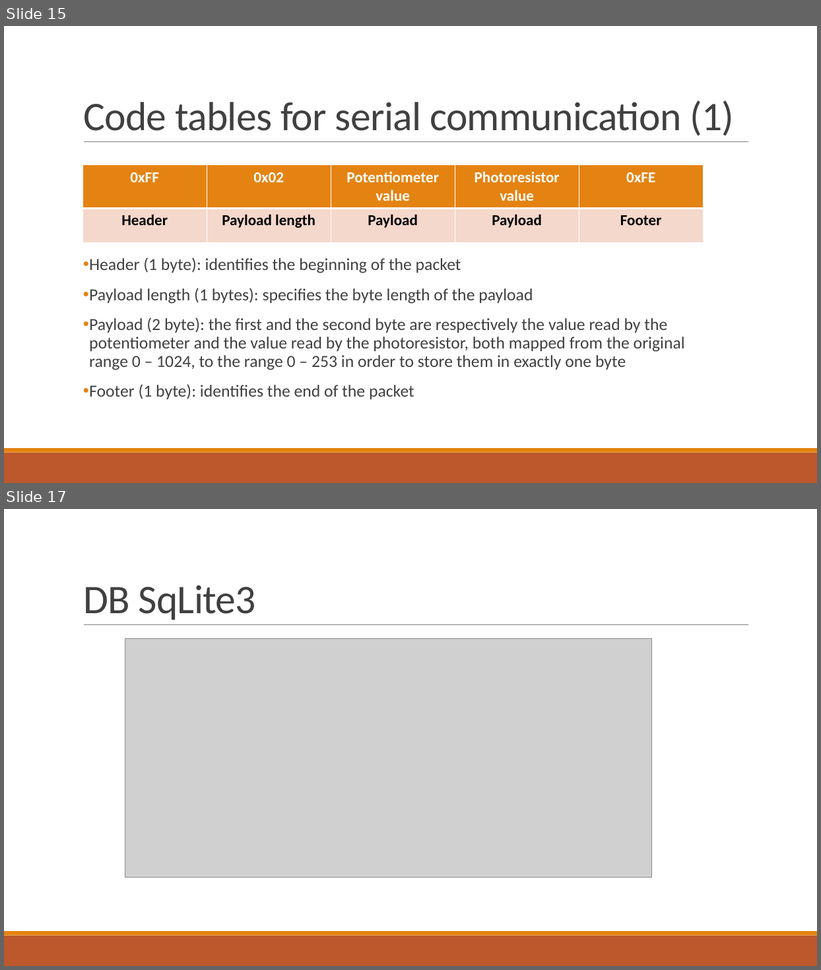
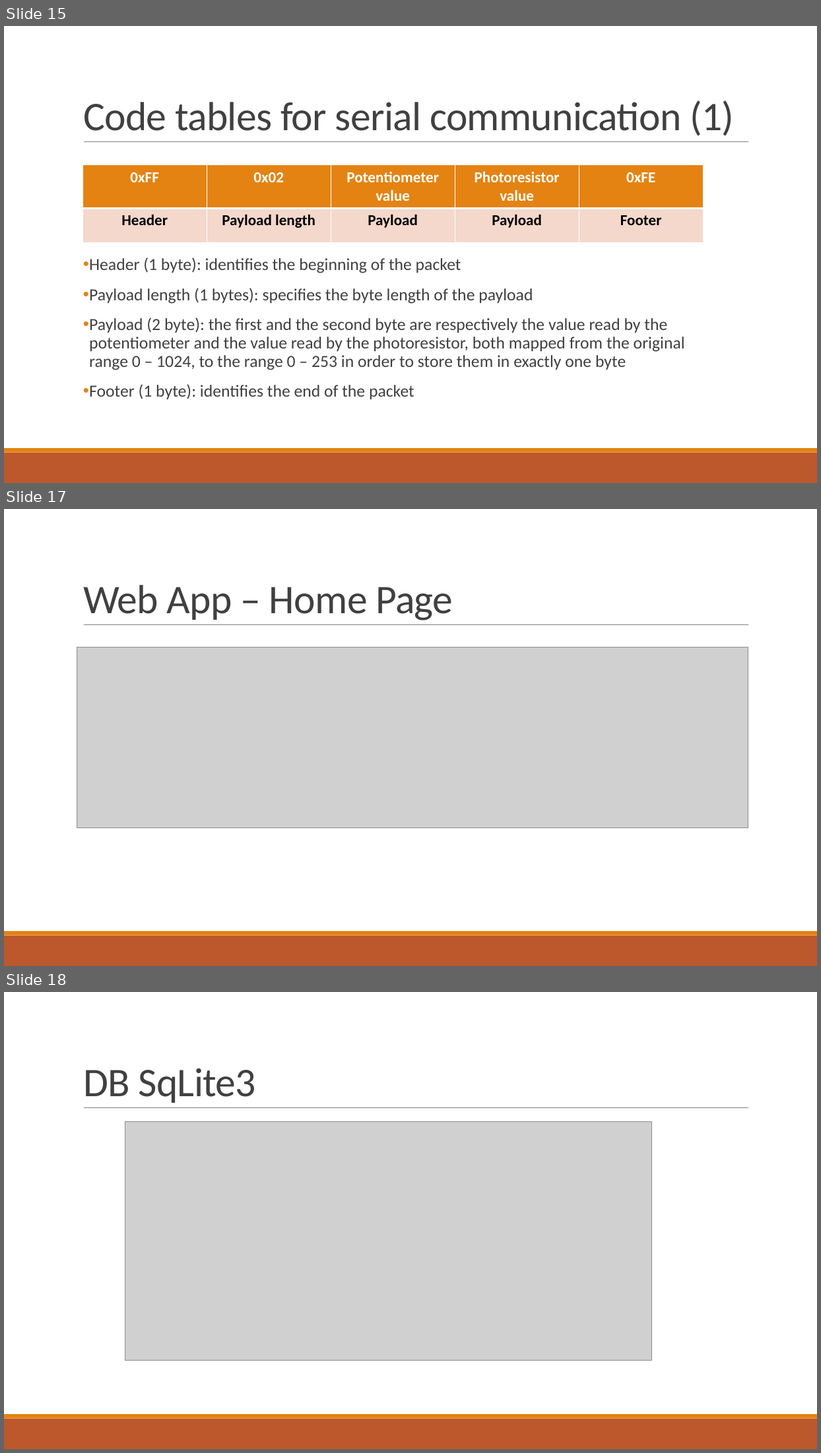
Before and after one commit to francescobaraldi/smart-neighborhood, a slide deck: Smart Neighborhood.pptx. Shown one above the other, each under a label of ours: slides 15 and 17 before the commit, slides 15, 17 and 18 after it; the slides between them are not shown. The pictures are 821x970 and 821x1453 pixels, drawn with LibreOffice and Linux fonts; fonts in the diff are those of the drawing; grey boxes stand for pictures. Boxes give left, top, right and bottom in pixels: in the first picture for what was removed or moved away, otherwise in the second. Text is boxed around its words. In the diff, an @@ line names an element or a change of style, - is before the commit and + after.

```diff
--- a/Smart Neighborhood.pptx
+++ b/Smart Neighborhood.pptx
@@ slide 17 added at box(4, 509, 817, 966), background #FFFFFF; not listed: 3 template elements that a slide beside it also shows @@
@@ title added at box(83, 585, 453, 621), 48 pt, text #404040 @@
+Web App – Home Page
@@ picture added at box(77, 647, 748, 828) @@
@@ what was slide 17 is now slide 18 @@
```
Also in this commit, not shown: 1 slide changed, 4 other files.
